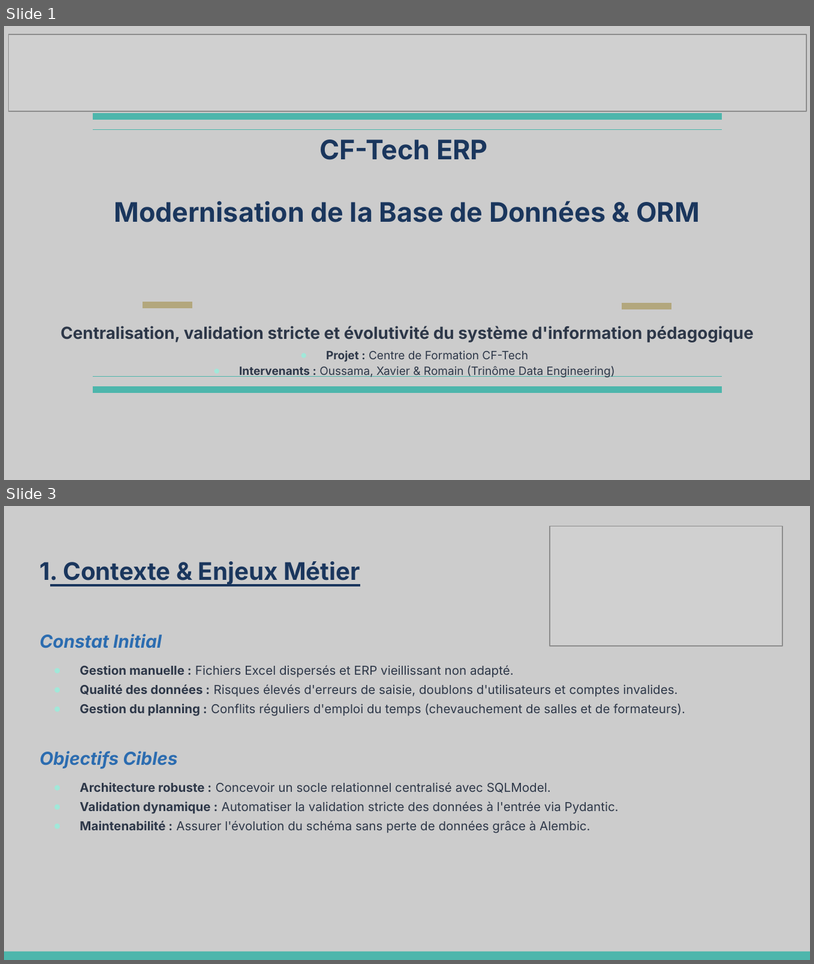
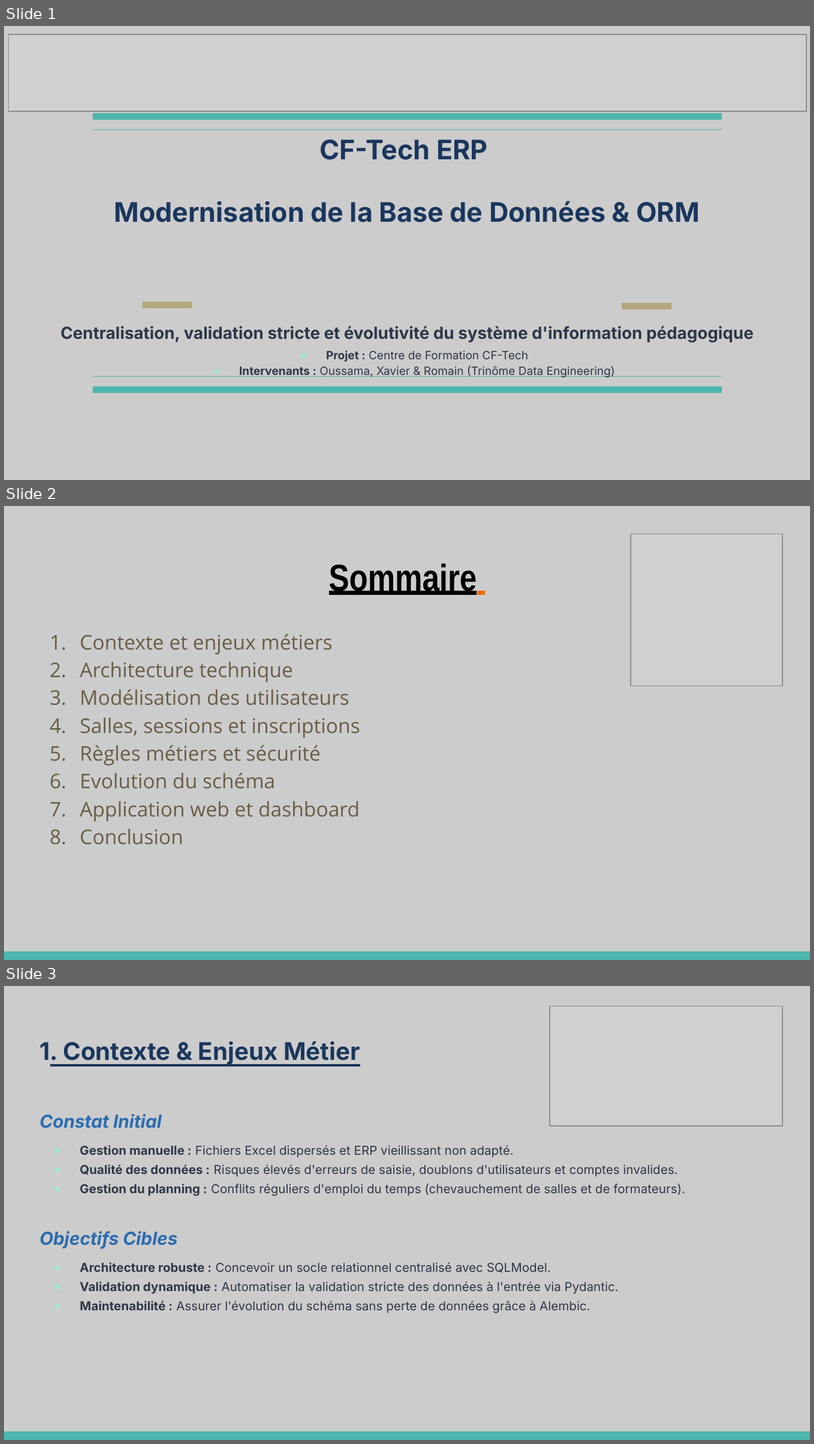
Before and after one commit to romainravasini-del/brief_bdd_orm, a slide deck: Présentation Projet CF-Tech.pptx. Shown one above the other, each under a label of ours: slides 1 and 3 before the commit, slides 1, 2 and 3 after it; the slides between them are not shown. The pictures are 814x964 and 814x1444 pixels, drawn with LibreOffice and Linux fonts; fonts in the diff are those of the drawing; grey boxes stand for pictures. Boxes give left, top, right and bottom in pixels: in the first picture for what was removed or moved away, otherwise in the second. Text is boxed around its words. In the diff, an @@ line names an element or a change of style, - is before the commit and + after.

Commit message:
presentation fix

```diff
--- a/Présentation Projet CF-Tech.pptx
+++ b/Présentation Projet CF-Tech.pptx
@@ slide 2 added at [4,506,810,960], background #CCCCCC; not listed: 1 template element that a slide beside it also shows @@
@@ picture added at [632,534,783,686] @@
@@ title added at [329,564,477,595], 33.4 pt, text #000000, bold, underline @@
+Sommaire
@@ text added at [80,634,360,844], 18 pt, text #695D46 @@
+1. Contexte et enjeux métiers
+2. Architecture technique
+3. Modélisation des utilisateurs
+4. Salles, sessions et inscriptions
+5. Règles métiers et sécurité
+6. Evolution du schéma
+7. Application web et dashboard
+8. Conclusion
```
Also in this commit, not shown: 1 slide changed, 2 other slides added, 1 slide removed.
